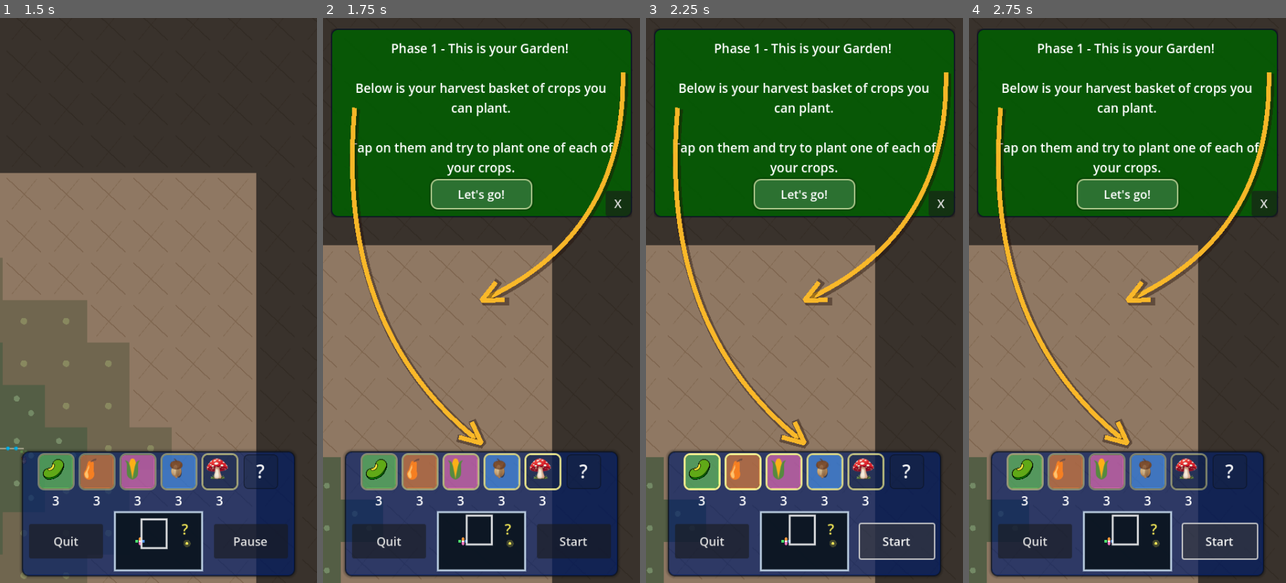
Above: before the commit, frames 1-4 (left to right).
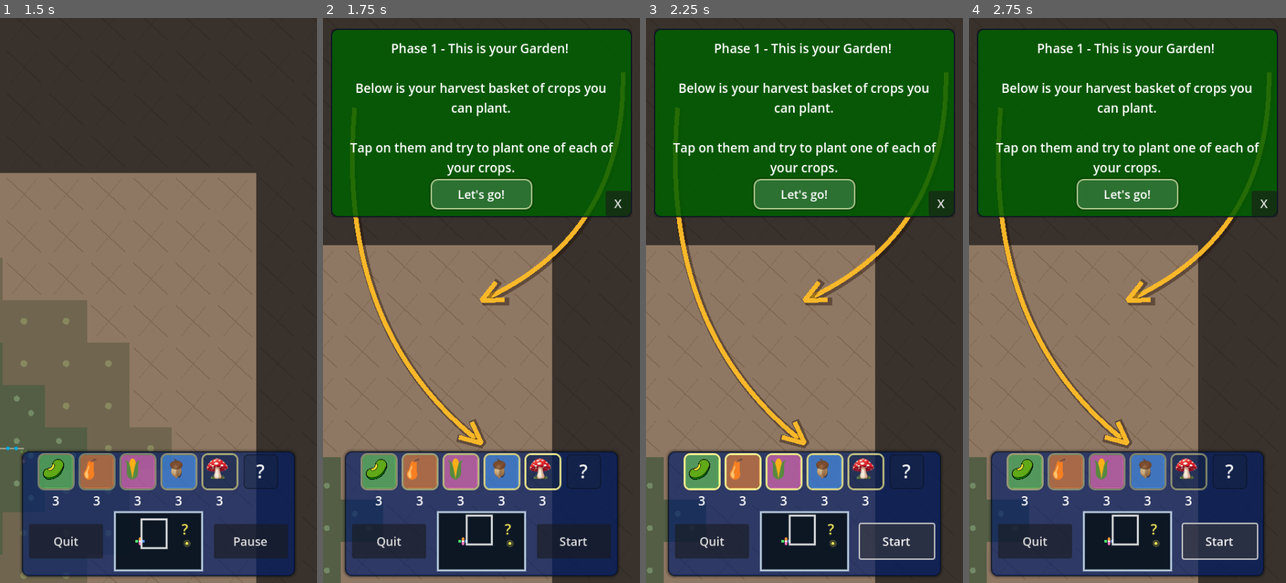
Above: after the commit, the same moments.

Repository: grassrootseconomics/mycofig
Game: Godot game, scene res://scenes/title_screen.tscn
Same seed, same stepped clock (60 frames per second), same inputs: the game is played once before the commit and once after it.
Inputs (mouse positions are in pixels of both pictures, inside the frame that each line leads up to):
- Up to frame 1 (1.5 s): click "Story Mode" at 0.5 s; tap Enter at 1.25 s; drag from (158, 543) to (158, 300) at 1.27 s
- Up to frame 2 (1.75 s): no input
- Up to frame 3 (2.25 s): click "Start" at 2 s
- Up to frame 4 (2.75 s): no input

Frame 1 is identical in both runs. In frame 2, 1.1% of the frame differs, in the area x 8-97%, y 9-36%; in frame 3, 1.1%; in frame 4, 1.1%.

Commit message:
Update story phase texts and enhance basket sparkle visuals in inventory

Diff:
--- a/global/global.gd
+++ b/global/global.gd
@@ -143,19 +143,20 @@
 	(see the minimap).
 
 	Tap to check what crops need to grow.
-	The plants can help eachother.
-	and mushrooms connect them.",
+	The plants can help eachother,
+	and mushrooms connect them!",
 	4: "Phase 4 - You reached a village!
 
-	Looks like they need food.
+	It looks like they need food.
 
 	Grow more crops they can harvest.",
 	5: "Phase 5: Help them share!
 
-	Try giving them a basket. They can use that to share their goods and services with eachother.",
+	Some people don't have enough money to buy food.
+	See if they can use a basket to share their goods and services with eachother.",
 	6: "You did it!
 
-	You restored soil health and helped the village recover.
+	You restored soil health and helped the village recover its social soil.
 
 	Well done! You are ready for Challenge Mode."
 }
--- a/scenes/ui.gd
+++ b/scenes/ui.gd
@@ -44,6 +44,8 @@
 const INVENTORY_DRAG_PREVIEW_OUTLINE_COLOR := Color(0.98, 0.96, 0.58, 0.95)
 const INVENTORY_PHASE1_SPARKLE_COLOR := Color(1.0, 0.98, 0.58, 0.95)
 const INVENTORY_PHASE1_SPARKLE_PULSE_SPEED := 4.6
+const INVENTORY_PHASE5_BASKET_STAR_COUNT := 8
+const INVENTORY_PHASE5_BASKET_STAR_COLOR := Color(1.0, 0.92, 0.24, 1.0)
 const TUTORIAL_PANEL_EXPANDED_SIZE := Vector2(372, 178)
 const TUTORIAL_PANEL_COLLAPSED_SIZE := Vector2(44, 44)
 const INVENTORY_ICON_PAD_DEFAULT := 4.0
@@ -71,7 +73,7 @@
 const STORY_FACTS_TEXT := {
 	1: "Growing plants require healthy soil.\n\nFungi help make the soil healthy and alive.",
 	2: "Birds deserve to eat too. So plant more to feed them.\n\nBirds like seeds.",
-	3: "Beans help fix nitrogen (Green) in the soil.\nSquash br …(92 unchanged characters)… in water (Blue).\n\nBelow the Mushrooms is Mycorrhizal fungi which form a relation …(108 unchanged characters)…
+	3: "Beans help fix nitrogen (Green) in the soil.\nSquash br …(92 unchanged characters)… in water (Blue).\n\nBelow the Mushrooms are Mycorrhizal fungi which form a relation …(108 unchanged characters)…
 	4: "Healthy people need healthy soil.",
 	5: "People can exchange, lend, borrow, rotate and share their goods and services fairly even without money.",
 	6: "This was the easy part. Now try Challenge Mode!"
@@ -82,6 +84,9 @@
 const STORY_GUIDE_ARROW_SHADOW_WIDTH := 12.0
 const STORY_GUIDE_ARROW_HEAD_LENGTH := 32.0
 const STORY_GUIDE_ARROW_HEAD_WIDTH := 30.0
+const STORY_GUIDE_ARROW_LAYER_Z_INDEX := 85
+const TUTORIAL_PANEL_Z_INDEX := 110
+const TUTORIAL_TOGGLE_BUTTON_Z_INDEX := 120
 const QUIT_DIALOG_PANEL_COLOR := Color(0.00, 0.13, 0.47, 0.57)
 const QUIT_DIALOG_BORDER_COLOR := Color(0.035, 0.071, 0.149, 0.78)
 const QUIT_DIALOG_SHADOW_COLOR := Color(0.0, 0.0, 0.0, 0.25)
@@ -115,6 +120,7 @@
 var _slot_lock_glyphs: Dictionary = {}
 var _slot_selection_frames: Dictionary = {}
 var _slot_sparkle_rings: Dictionary = {}
+var _slot_phase5_sparkle_stars: Dictionary = {}
 var _back_confirm_dialog: ConfirmationDialog = null
 var _minimap_drag_locked := false
 var _tutorial_toggle_button: Button = null
@@ -497,6 +503,20 @@
 	return style
 
 
+func _make_inventory_phase5_basket_sparkle_ring_style() -> StyleBoxFlat:
+	var style := _make_inventory_sparkle_ring_style()
+	style.border_width_left = 5
+	style.border_width_top = 5
+	style.border_width_right = 5
+	style.border_width_bottom = 5
+	style.border_color = INVENTORY_PHASE5_BASKET_STAR_COLOR
+	style.expand_margin_left = 6.0
+	style.expand_margin_top = 6.0
+	style.expand_margin_right = 6.0
+	style.expand_margin_bottom = 6.0
+	return style
+
+
 func _make_quit_dialog_panel_style() -> StyleBoxFlat:
 	var style := StyleBoxFlat.new()
 	style.bg_color = QUIT_DIALOG_PANEL_COLOR
@@ -700,6 +720,46 @@
 	_slot_sparkle_rings[icon] = ring
 
 
+func _ensure_slot_phase5_sparkle_stars(icon: TextureRect, host: Panel) -> void:
+	if not is_instance_valid(icon) or not is_instance_valid(host):
+		return
+	var layer: Control = host.get_node_or_null("Phase5BasketStarSparkles") as Control
+	if not is_instance_valid(layer):
+		layer = Control.new()
+		layer.name = "Phase5BasketStarSparkles"
+		layer.mouse_filter = Control.MOUSE_FILTER_IGNORE
+		layer.anchors_preset = Control.PRESET_FULL_RECT
+		layer.anchor_right = 1.0
+		layer.anchor_bottom = 1.0
+		layer.offset_left = 0.0
+		layer.offset_top = 0.0
+		layer.offset_right = 0.0
+		layer.offset_bottom = 0.0
+		layer.z_index = 18
+		host.add_child(layer)
+	var stars: Array = []
+	for idx in range(INVENTORY_PHASE5_BASKET_STAR_COUNT):
+		var sparkle: Label = layer.get_node_or_null(str("Star", idx)) as Label
+		if not is_instance_valid(sparkle):
+			sparkle = Label.new()
+			sparkle.name = str("Star", idx)
+			sparkle.text = "*"
+			sparkle.mouse_filter = Control.MOUSE_FILTER_IGNORE
+			sparkle.horizontal_alignment = HORIZONTAL_ALIGNMENT_CENTER
+			sparkle.vertical_alignment = VERTICAL_ALIGNMENT_CENTER
+			sparkle.custom_minimum_size = Vector2(18, 18)
+			sparkle.size = Vector2(18, 18)
+			sparkle.add_theme_font_size_override("font_size", 24)
+			sparkle.add_theme_color_override("font_color", INVENTORY_PHASE5_BASKET_STAR_COLOR)
+			sparkle.add_theme_color_override("font_outline_color", Color(0.10, 0.05, 0.0, 1.0))
+			sparkle.add_theme_constant_override("outline_size", 3)
+			layer.add_child(sparkle)
+		sparkle.visible = false
+		stars.append(sparkle)
+	layer.visible = false
+	_slot_phase5_sparkle_stars[icon] = stars
+
+
 func _ensure_slot_selection_frame(icon: TextureRect, host: Panel) -> void:
 	if not is_instance_valid(icon) or not is_instance_valid(host):
 		return
@@ -753,6 +813,12 @@
 			continue
 		ring.visible = false
 		ring.modulate = Color(1, 1, 1, 0.0)
+		var stars: Array = _slot_phase5_sparkle_stars.get(icon, [])
+		for star in stars:
+			if is_instance_valid(star):
+				star.visible = false
+				if is_instance_valid(star.get_parent()):
+					star.get_parent().visible = false
 		if not icon.visible:
 			continue
 		if not icon.has_meta("item_name"):
@@ -765,7 +831,42 @@
 			continue
 		var show_phase1 = _story_phase1_sparkle_active and bool(_story_phase1_pending_types.get(item_name, false))
 		var show_phase5_basket = _story_phase5_basket_sparkle_active and item_name == "basket"
+		if show_phase5_basket:
+			ring.add_theme_stylebox_override("panel", _make_inventory_phase5_basket_sparkle_ring_style())
+			for star in stars:
+				if is_instance_valid(star):
+					star.visible = true
+					if is_instance_valid(star.get_parent()):
+						star.get_parent().visible = true
+		elif show_phase1:
+			ring.add_theme_stylebox_override("panel", _make_inventory_sparkle_ring_style())
 		ring.visible = show_phase1 or show_phase5_basket
+
+
+func _update_inventory_phase5_basket_star_animation(icon: TextureRect, _delta: float) -> void:
+	var stars: Array = _slot_phase5_sparkle_stars.get(icon, [])
+	if stars.is_empty():
+		return
+	var host = _slot_backplates.get(icon, null)
+	if not (host is Panel):
+		return
+	var host_size = host.size
+	if host_size.x <= 1.0 or host_size.y <= 1.0:
+		host_size = host.custom_minimum_size
+	var center = host_size * 0.5
+	var radius = maxf(host_size.x, host_size.y) * 0.58
+	var base_angle = _story_phase1_sparkle_time * 2.35
+	for star_idx in range(stars.size()):
+		var sparkle: Label = stars[star_idx]
+		if not is_instance_valid(sparkle) or not sparkle.visible:
+			continue
+		var orbit = base_angle + (float(star_idx) / float(maxi(stars.size(), 1))) * TAU
+		var shimmer = 0.5 + 0.5 * sin(_story_phase1_sparkle_time * 7.4 + float(star_idx) * 1.37)
+		var star_size = Vector2(20, 20)
+		sparkle.size = star_size
+		sparkle.position = center + Vector2(cos(orbit) * radius, sin(orbit) * radius) - star_size * 0.5
+		sparkle.scale = Vector2.ONE * (0.78 + shimmer * 0.62)
+		sparkle.modulate = Color(1.0, 0.88 + shimmer * 0.12, 0.18 + shimmer * 0.22, 0.62 + shimmer * 0.38)
 
 
 func _update_inventory_phase1_sparkle_animation(delta: float) -> void:
@@ -780,8 +881,13 @@
 		if not is_instance_valid(ring) or not ring.visible:
 			continue
 		var phase_offset = float(idx) * 0.42
-		var pulse = 0.42 + 0.58 * (0.5 + 0.5 * sin(_story_phase1_sparkle_time * INVENTORY_PHASE1_SPARKLE_PULSE_SPEED + phase_offset))
+		var is_phase5_basket = icon.has_meta("item_name") and str(icon.get_meta("item_name")) == "basket" and _story_phase5_basket_sparkle_active
+		var min_alpha = 0.70 if is_phase5_basket else 0.42
+		var pulse_span = 0.30 if is_phase5_basket else 0.58
+		var pulse = min_alpha + pulse_span * (0.5 + 0.5 * sin(_story_phase1_sparkle_time * INVENTORY_PHASE1_SPARKLE_PULSE_SPEED + phase_offset))
 		ring.modulate = Color(1, 1, 1, pulse)
+		if is_phase5_basket:
+			_update_inventory_phase5_basket_star_animation(icon, delta)
 
 
 func set_story_inventory_sparkle_targets(phase1_active: bool, phase1_pending_types: Dictionary, phase5_basket_active: bool, ignore_counts: bool = false) -> void:
@@ -806,6 +912,7 @@
 	_slot_lock_glyphs.clear()
 	_slot_selection_frames.clear()
 	_slot_sparkle_rings.clear()
+	_slot_phase5_sparkle_stars.clear()
 	for icon in _slot_icons:
 		if not is_instance_valid(icon):
 			continue
@@ -813,6 +920,7 @@
 		if existing_parent is Panel and bool(existing_parent.get_meta("inventory_backplate", false)):
 			_slot_backplates[icon] = existing_parent
 			_ensure_slot_sparkle_ring(icon, existing_parent)
+			_ensure_slot_phase5_sparkle_stars(icon, existing_parent)
 			_ensure_slot_selection_frame(icon, existing_parent)
 			continue
 		var host := Panel.new()
@@ -834,6 +942,7 @@
 		_apply_inventory_icon_slot_layout(icon, "")
 		_slot_backplates[icon] = host
 		_ensure_slot_sparkle_ring(icon, host)
+		_ensure_slot_phase5_sparkle_stars(icon, host)
 		_ensure_slot_selection_frame(icon, host)
 
 
@@ -967,7 +1076,7 @@
 	_story_phase1_arrow_layer.name = "StoryPhase1GuideArrows"
 	_story_phase1_arrow_layer.process_mode = Node.PROCESS_MODE_ALWAYS
 	_story_phase1_arrow_layer.z_as_relative = false
-	_story_phase1_arrow_layer.z_index = 85
+	_story_phase1_arrow_layer.z_index = STORY_GUIDE_ARROW_LAYER_Z_INDEX
 	add_child(_story_phase1_arrow_layer)
 	for idx in range(2):
 		var shadow := Line2D.new()
@@ -1603,6 +1712,8 @@
 		return
 	tutorial.clip_contents = true
 	tutorial.process_mode = Node.PROCESS_MODE_ALWAYS
+	tutorial.z_as_relative = false
+	tutorial.z_index = TUTORIAL_PANEL_Z_INDEX
 	if not is_instance_valid(_tutorial_toggle_button):
 		_tutorial_toggle_button = Button.new()
 		_tutorial_toggle_button.name = "ToggleButton"
@@ -1611,7 +1722,7 @@
 		_tutorial_toggle_button.focus_mode = Control.FOCUS_NONE
 		_tutorial_toggle_button.process_mode = Node.PROCESS_MODE_ALWAYS
 		_tutorial_toggle_button.z_as_relative = false
-		_tutorial_toggle_button.z_index = 120
+		_tutorial_toggle_button.z_index = TUTORIAL_TOGGLE_BUTTON_Z_INDEX
 		_tutorial_toggle_button.add_theme_font_size_override("font_size", 14)
 		_tutorial_toggle_button.pressed.connect(_on_tutorial_toggle_pressed)
 		add_child(_tutorial_toggle_button)
@@ -1937,7 +2048,7 @@
 
 
 func _get_story_facts_button_text(phase_id: int) -> String:
-	return str("Phase ", clampi(phase_id, 1, 6), ". Facts!")
+	return str("Phase ", clampi(phase_id, 1, 6), ". Fun Facts!")
 
 
 func _story_facts_should_sparkle() -> bool:
@@ -2707,14 +2818,15 @@
 		world.set_drag_tile_hint(coord, false, secondary_coord, show_secondary)
 
 
-func _update_selected_tile_hint(screen_pos: Vector2) -> void:
+func _update_selected_tile_hint(screen_pos: Vector2, update_connection_preview: bool = true) -> void:
 	if _selected_inventory_item == "":
 		_clear_world_tile_hint()
 		return
 	var tile_data = _get_world_tile_drop_data(screen_pos)
 	if not bool(tile_data.get("ok", false)):
 		_clear_world_tile_hint()
-		emit_signal("inventory_drag_preview", _selected_inventory_item, Vector2.ZERO, false)
+		if update_connection_preview:
+			emit_signal("inventory_drag_preview", _selected_inventory_item, Vector2.ZERO, false)
 		return
 	var world = _get_world_foundation()
 	if not is_instance_valid(world) or not world.has_method("set_drag_tile_hint"):
@@ -2728,13 +2840,17 @@
 		secondary_coord = coord + Vector2i(0, -1)
 		show_secondary = true
 	world.set_drag_tile_hint(coord, can_place, secondary_coord, show_secondary)
-	_emit_inventory_drag_preview(_selected_inventory_item, screen_pos, true)
+	if update_connection_preview:
+		_emit_inventory_drag_preview(_selected_inventory_item, screen_pos, true)
 
 
 func _update_selected_inventory_hover_hint() -> void:
 	if _selected_inventory_item == "":
 		return
 	if _pointer_drag_active:
+		if _pointer_is_down:
+			_update_inventory_drag(_last_pointer_pos)
+			_update_selected_tile_hint(_last_pointer_pos, false)
 		return
 	_update_selected_tile_hint(_last_pointer_pos)
 
